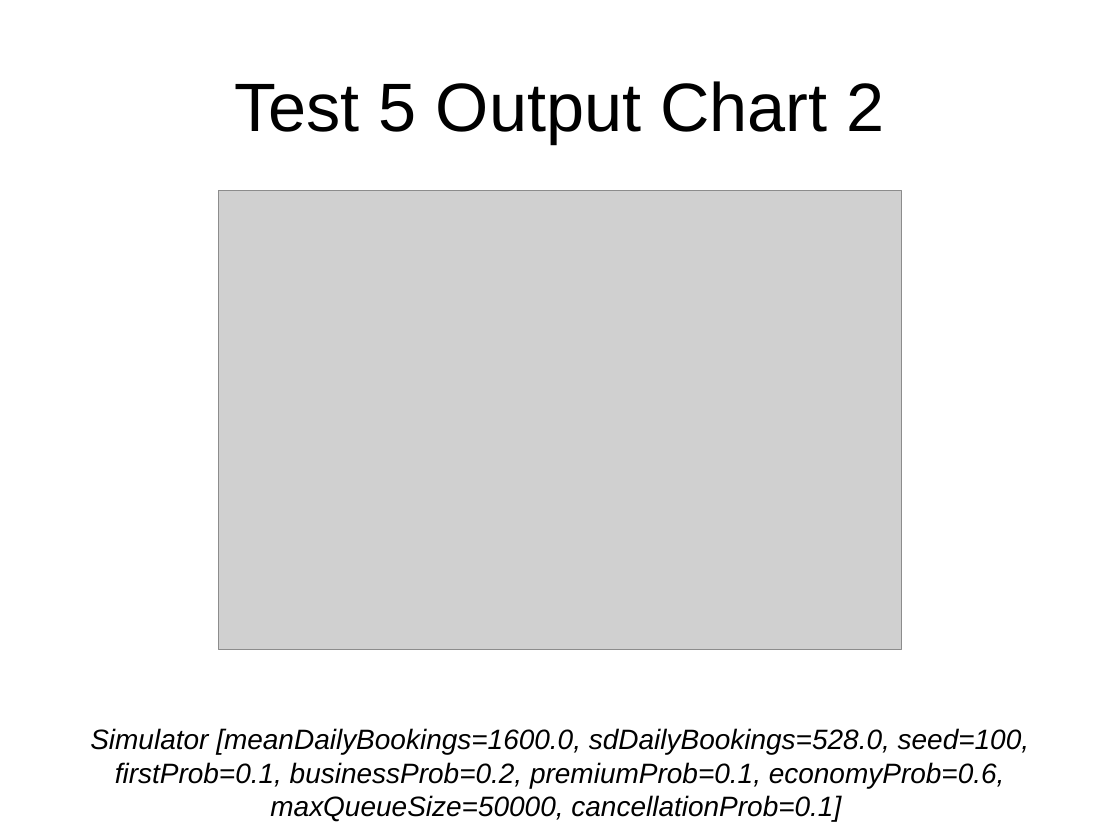
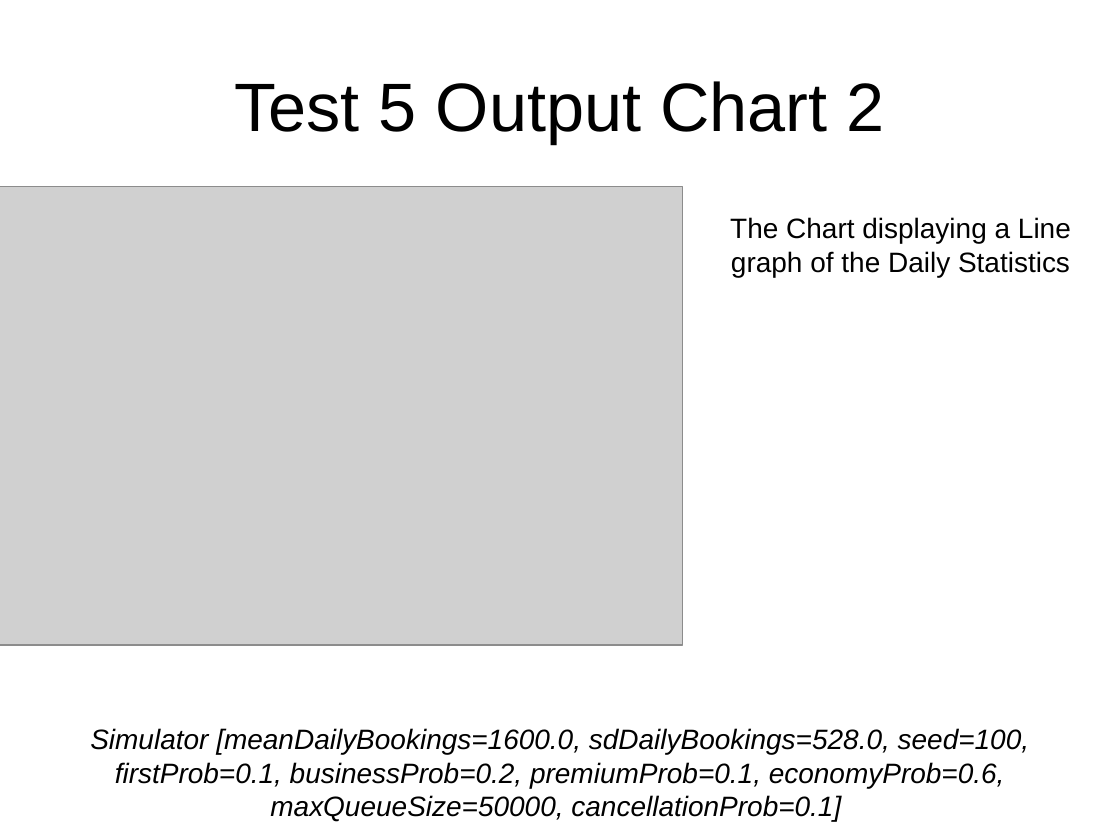
Before and after one commit to mitchellharvey97/Cab302-Ass2-2016, a slide deck: slide 16 of GUITestPlan.pptx (slide 15 before the commit). Drawn at 1120x840 pixels with LibreOffice and Linux fonts; fonts in the diff are those of the drawing; grey boxes stand for pictures. Boxes give left, top, right and bottom in pixels: in the first picture for what was removed or moved away, otherwise in the second. Text is boxed around its words. In the diff, an @@ line names an element or a change of style, - is before the commit and + after.

Commit message:
Adding Test Plan

```diff
--- a/GUITestPlan.pptx
+++ b/GUITestPlan.pptx
@@ picture: place and size @@
-picture at (218,190,902,648)
+picture at (0,187,682,645)
@@ text added at (730,217,1071,277), 18 pt, text #000000 @@
+The Chart displaying a Line graph of the Daily Statistics
```
Also in this commit, not shown: 10 other slides changed, 5 slides added, 2 slides removed, 1 other file.
